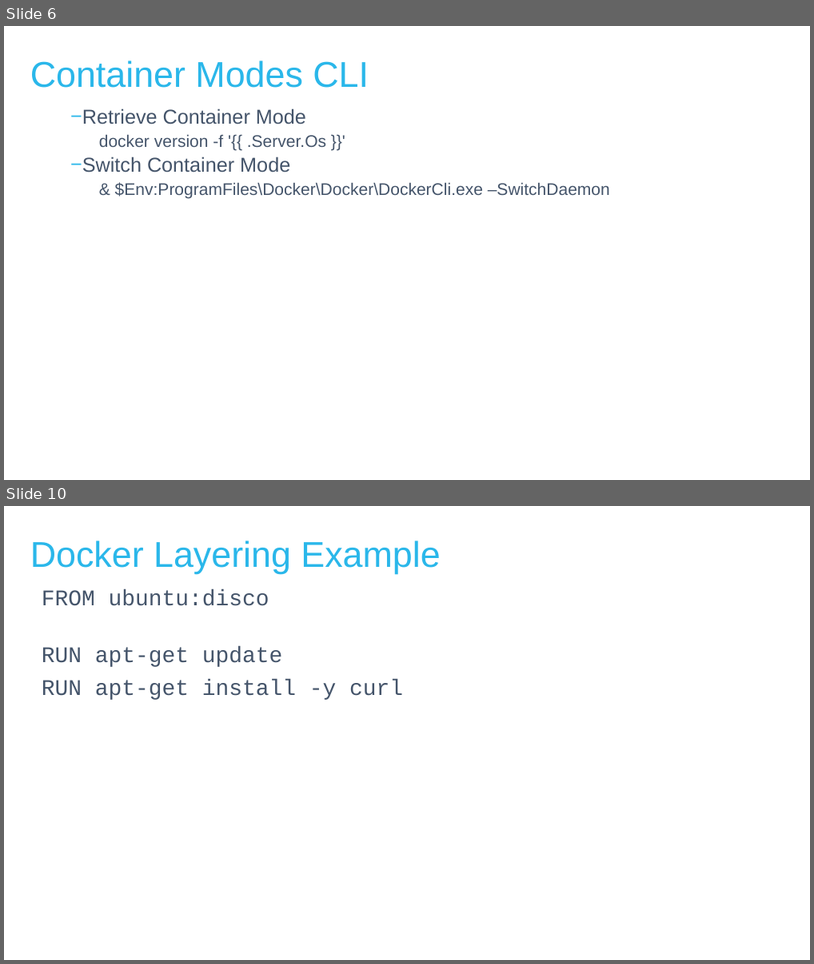
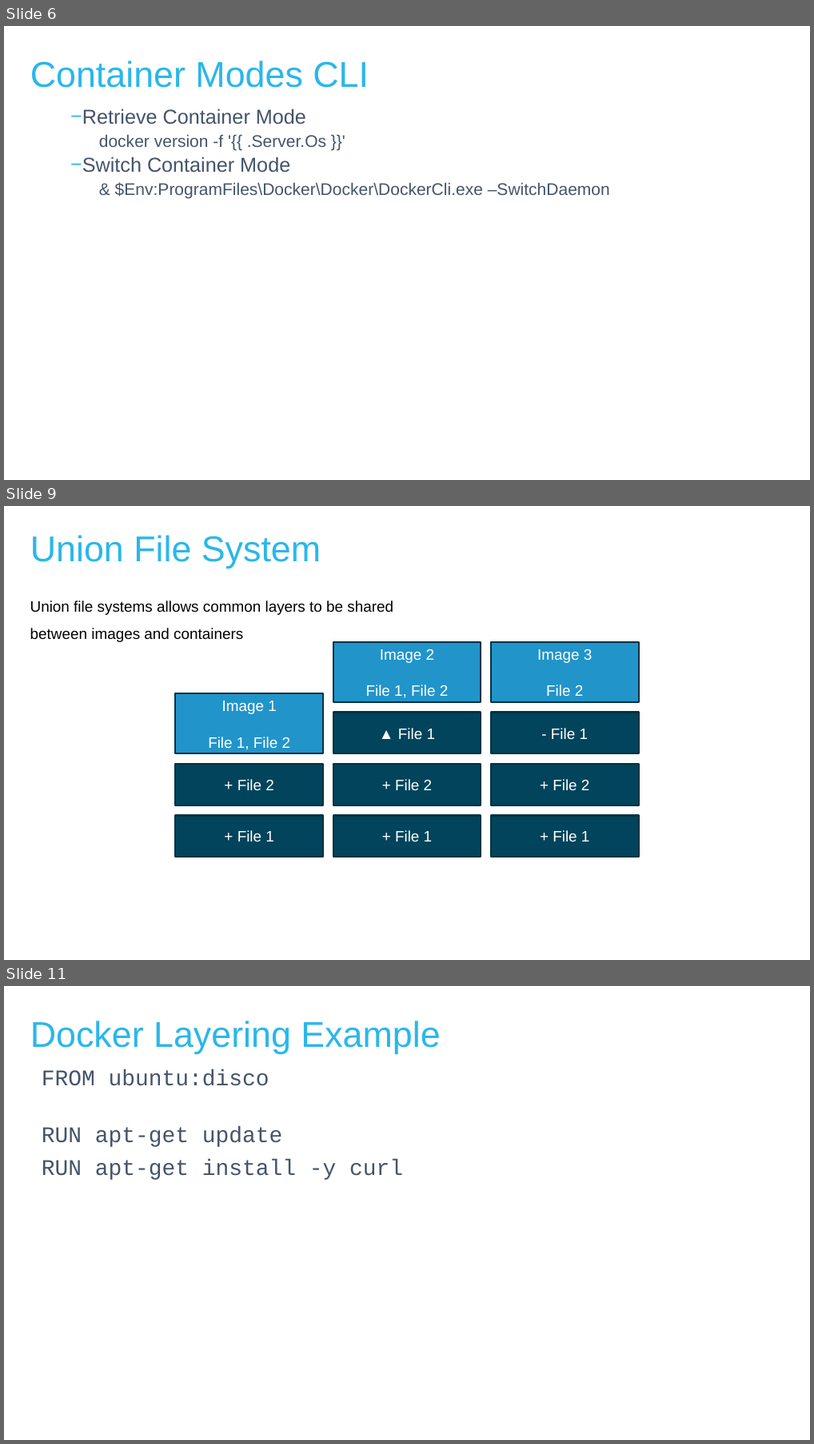
Before and after one commit to MichaelSimons/docker-toolbox, a slide deck: Docker Tips and Tricks.pptx. Shown one above the other, each under a label of ours: slides 6 and 10 before the commit, slides 6, 9 and 11 after it; the slides between them are not shown. The pictures are 814x964 and 814x1444 pixels, drawn with LibreOffice and Linux fonts; fonts in the diff are those of the drawing; background and template pictures are left out. Boxes give left, top, right and bottom in pixels: in the first picture for what was removed or moved away, otherwise in the second. Text is boxed around its words. In the diff, an @@ line names an element or a change of style, - is before the commit and + after.

```diff
--- a/Docker Tips and Tricks.pptx
+++ b/Docker Tips and Tricks.pptx
@@ slide 9 added at (4, 506, 810, 960), background #FFFFFF @@
@@ title added at (30, 535, 321, 568), 42.7 pt, text #2AB7EA @@
+Union File System
@@ text added at (30, 600, 394, 642), 18 pt, text #000000 @@
+Union file systems allows common layers to be shared between images and containers
@@ rectangle added at (334, 641, 482, 702), fill #2194CA, outline #013243 2 pt, 18 pt, text #FFFFFF @@
+Image 2
+File 1, File 2
@@ rectangle added at (491, 641, 638, 702), fill #2194CA, outline #013243 2 pt, 18 pt, text #FFFFFF @@
+Image 3
+File 2
@@ rectangle added at (176, 693, 323, 754), fill #2194CA, outline #013243 2 pt, 18 pt, text #FFFFFF @@
+Image 1
+File 1, File 2
@@ rectangle added at (334, 712, 482, 754), fill #01445B, outline #013243 2 pt, 18 pt, text #FFFFFF @@
+▲ File 1
@@ rectangle added at (491, 712, 638, 754), fill #01445B, outline #013243 2 pt, 18 pt, text #FFFFFF @@
+- File 1
@@ rectangle added at (176, 764, 323, 805), fill #01445B, outline #013243 2 pt, 18 pt, text #FFFFFF @@
++ File 2
@@ rectangle added at (334, 764, 482, 805), fill #01445B, outline #013243 2 pt, 18 pt, text #FFFFFF @@
++ File 2
@@ rectangle added at (491, 764, 638, 805), fill #01445B, outline #013243 2 pt, 18 pt, text #FFFFFF @@
++ File 2
@@ rectangle added at (176, 815, 323, 857), fill #01445B, outline #013243 2 pt, 18 pt, text #FFFFFF @@
++ File 1
@@ rectangle added at (334, 815, 482, 857), fill #01445B, outline #013243 2 pt, 18 pt, text #FFFFFF @@
++ File 1
@@ rectangle added at (491, 815, 638, 857), fill #01445B, outline #013243 2 pt, 18 pt, text #FFFFFF @@
++ File 1
@@ what was slide 10 is now slide 11 @@
```
Also in this commit, not shown: 6 slides changed, 1 other file.
